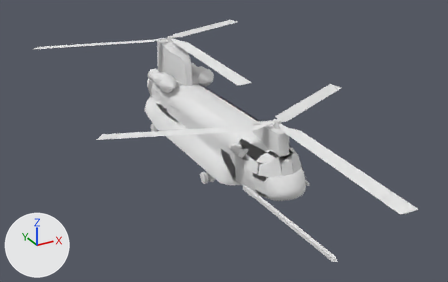
Two versions of the glTF model src/main/resources/combinedassault_packs/combinedassault/assets/combinedassault/models/aircraft/ch47/ch47.glb, one commit apart.
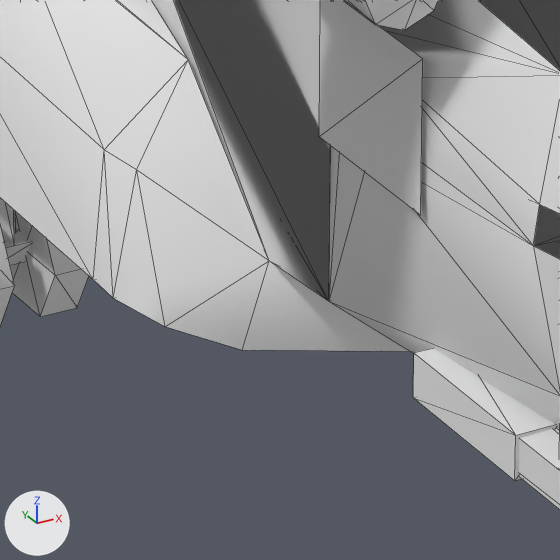
The first picture shows the older version from a 50 mm lens placed at (-15.21, -22.2, 15.46), pointed at (-0.63, 4.3, 2.2). The close-ups show the older and then the newer version on the part from 46% to 57% of the width and 55% to 72% of the height of that picture. Only the edits that show in the close-ups are written down. Every picture has the same lights, and +X, +Y and +Z are marked at lower left. The close-ups show mesh edges as thin lines. Objects named as collision shapes, trigger or cutter boxes, shadow casters or lower levels of detail are left out. Where no turn or scale is listed for an object, it has been applied to the vertices.

The first close-up shows 'body', 'gun_window_r'.
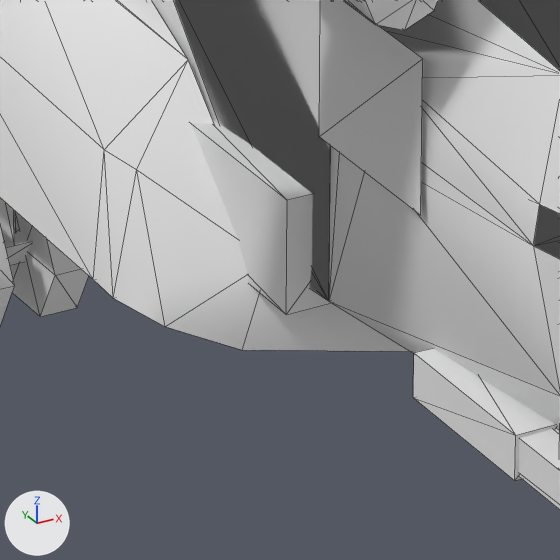
Edits to the bpy script that builds the scene:
```text
Add me_hit_fuel_2:
    me_hit_fuel_2.from_pydata(...)  # a box spanning x -1.45..-0.95, y 2.0..7.0, z 1.0..1.55
Add ob_hit_fuel_2:
    ob_hit_fuel_2 = bpy.data.objects.new('hit_fuel_2', me_hit_fuel_2)
    ob_hit_fuel_2.location = (0.0, 0.0, 0.0)
```

Location of each change, (x1, y1, x2, y2) in pixels of the close-ups (560 x 560 px):
'hit_fuel_2', added: after (191, 118, 331, 315)
